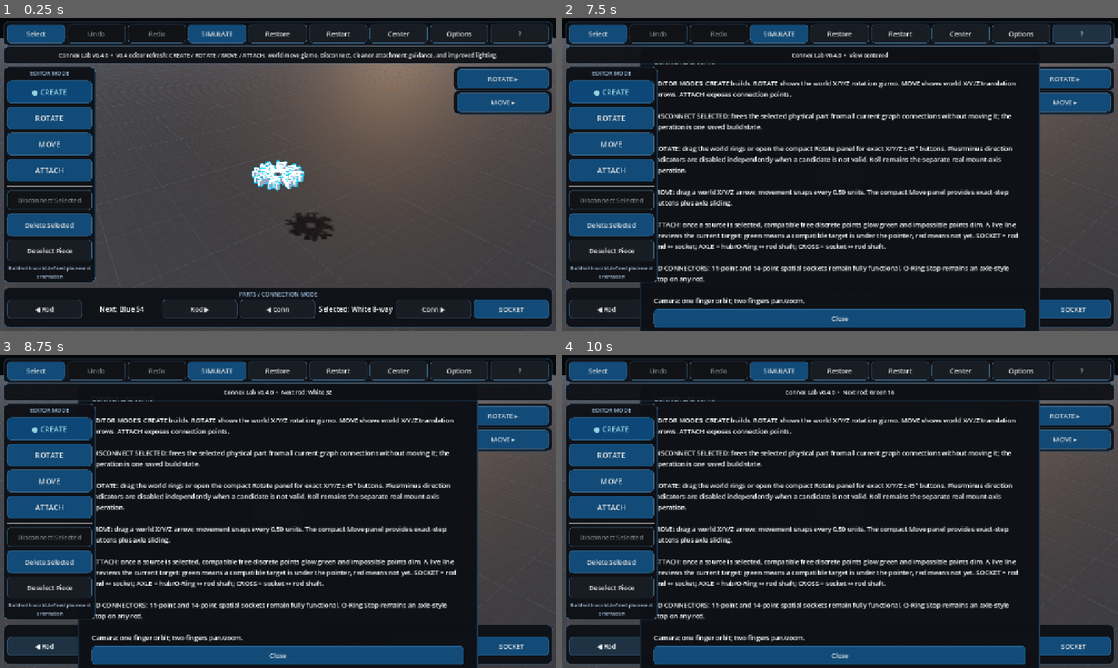
Above: before the commit, frames 1-4 (two rows, left to right).
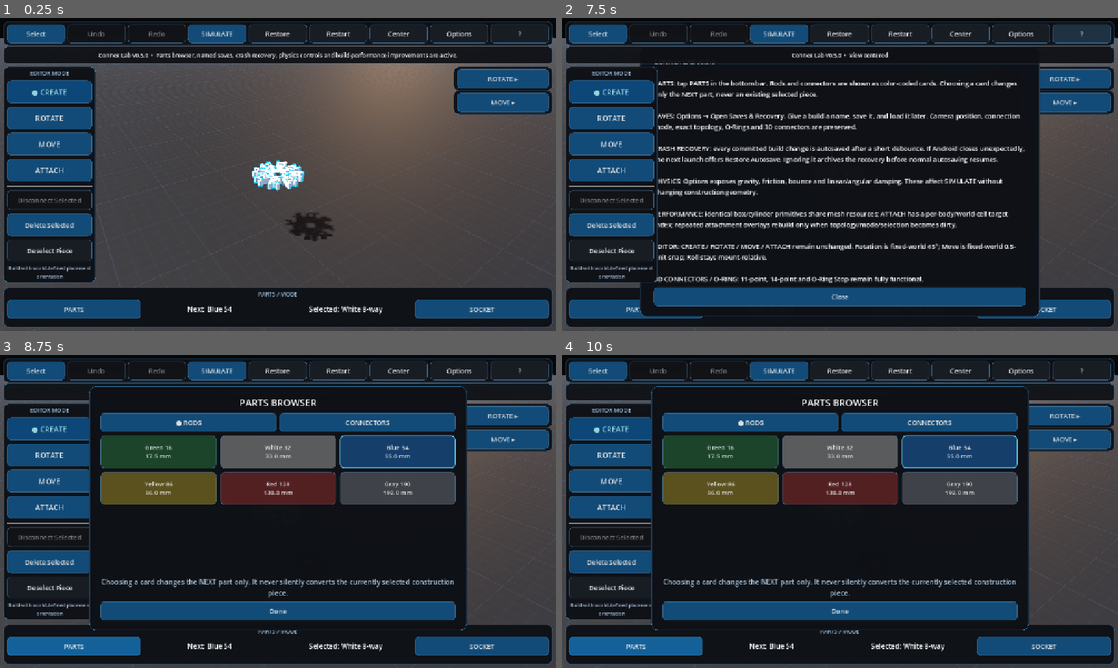
Above: after the commit, the same moments.

Repository: pixel375/connex
Game: Godot game, scene res://Main.tscn
Two runs of this game, one before a commit and one after it. Both use one fixed random seed, a clock stepped at 60 frames per second and the inputs below.
Inputs (mouse positions are in pixels of both pictures, inside the frame that each line leads up to):
- Up to frame 1 (0.25 s): no input
- Up to frame 2 (7.5 s): click "Restart" at 0.5 s; click "Restart" at 1.25 s; click "Restart" at 2 s; click "Select" at 2.75 s; click "SELECT…" at 3.5 s; click "SIMULATE" at 4.25 s; click "BUILD" at 5 s; click "Restore" at 5.75 s; click "Center" at 6.5 s; click "?" at 7.25 s
- Up to frame 3 (8.75 s): click (44, 646) at 8 s, where only the run before the commit has a clickable "◀ Rod"
- Up to frame 4 (10 s): click (840, 611) at 8.75 s, where only the run after the commit has a clickable "Done"; click (634, 646) at 9.5 s, where only the run after the commit has a clickable "PARTS"

The runs differ from the first frame. In frame 1, 3.6% of the frame differs, in the area x 1-95%, y 10-96%; in frame 2, 19%; in frame 3, 34%, in the area x 1-95%, y 8-100%; in frame 4, 34%.

Commit message:
chore: switch main scene to v0.5.0

Diff:
--- a/Main.tscn
+++ b/Main.tscn
@@ -1,6 +1,6 @@
 [gd_scene load_steps=2 format=3]
 
-[ext_resource type="Script" path="res://scripts/main_v042.gd" id="1_main"]
+[ext_resource type="Script" path="res://scripts/main_v050.gd" id="1_main"]
 
 [node name="Main" type="Node3D"]
 script = ExtResource("1_main")
